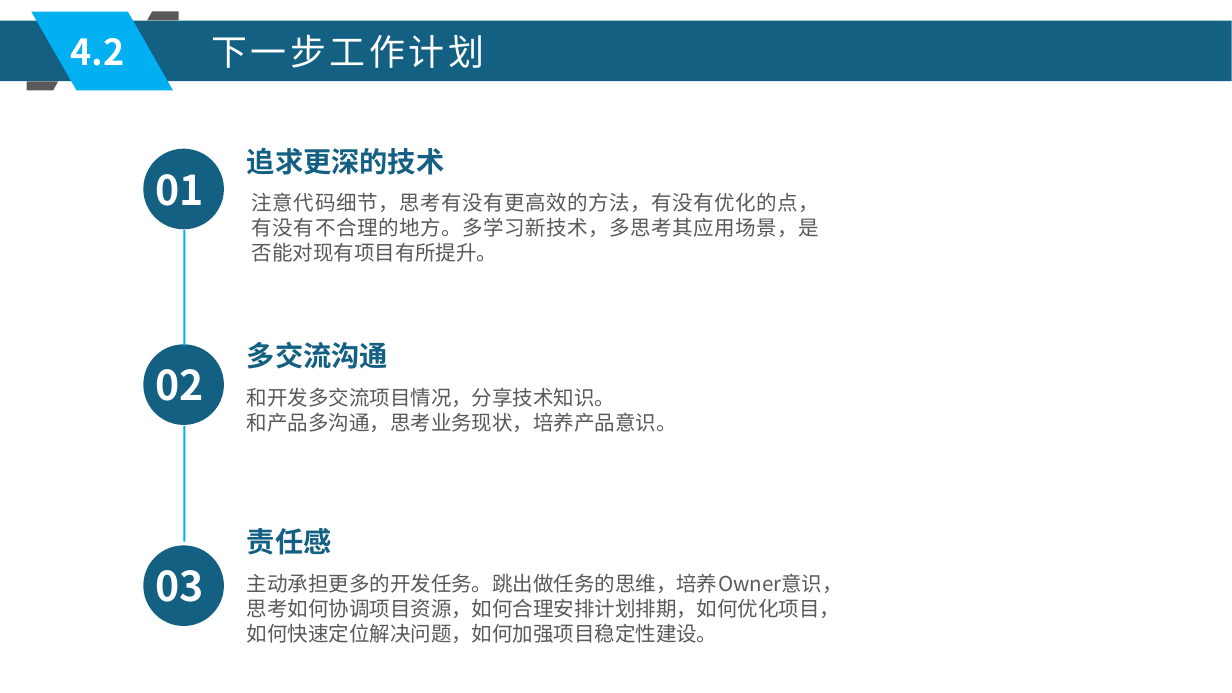
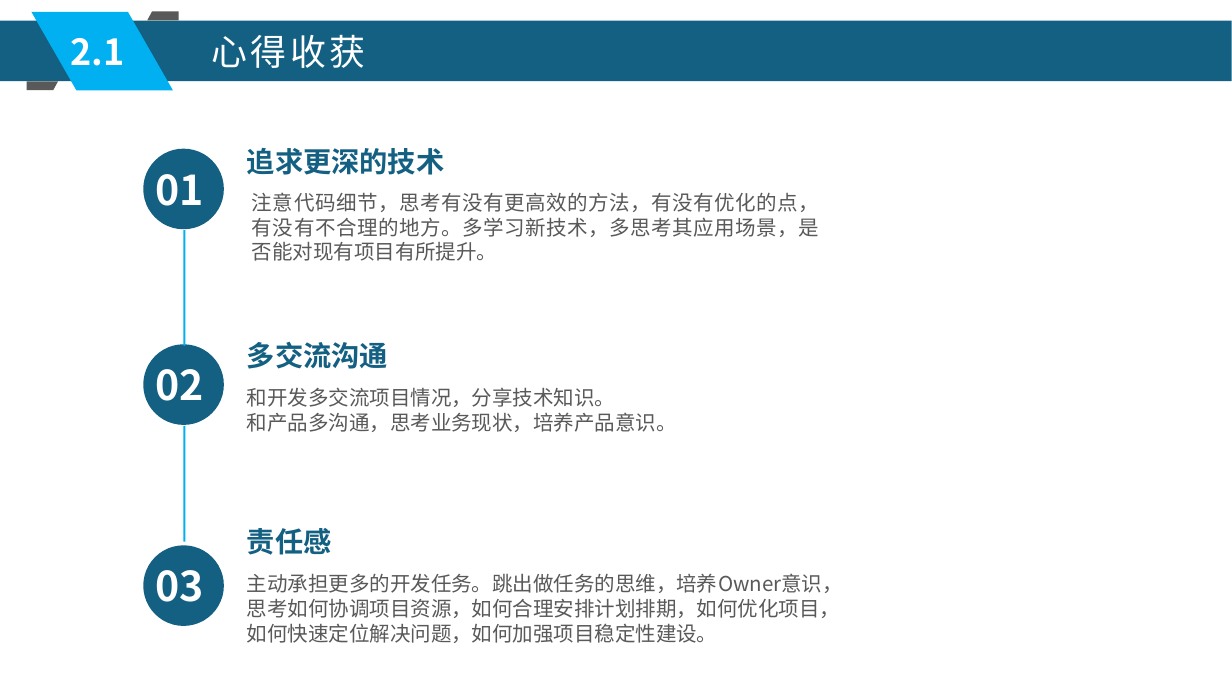
Before and after one commit to xljnc/husky-starter, a slide deck: slide 8 of doc/zzdb.pptx (slide 16 before the commit). Drawn at 1232x693 pixels with LibreOffice and Linux fonts; fonts in the diff are those of the drawing. Boxes give left, top, right and bottom in pixels: in the first picture for what was removed or moved away, otherwise in the second. Text is boxed around its words. In the diff, an @@ line names an element or a change of style, - is before the commit and + after.

```diff
--- a/doc/zzdb.pptx
+++ b/doc/zzdb.pptx
@@ text at (70,38,124,66): text changed @@
-4.2
+2.1
@@ text at (211,34,365,68): text changed @@
-下一步工作计划
+心得收获
```
Also in this commit, not shown: 10 other slides changed, 1 slide removed.
